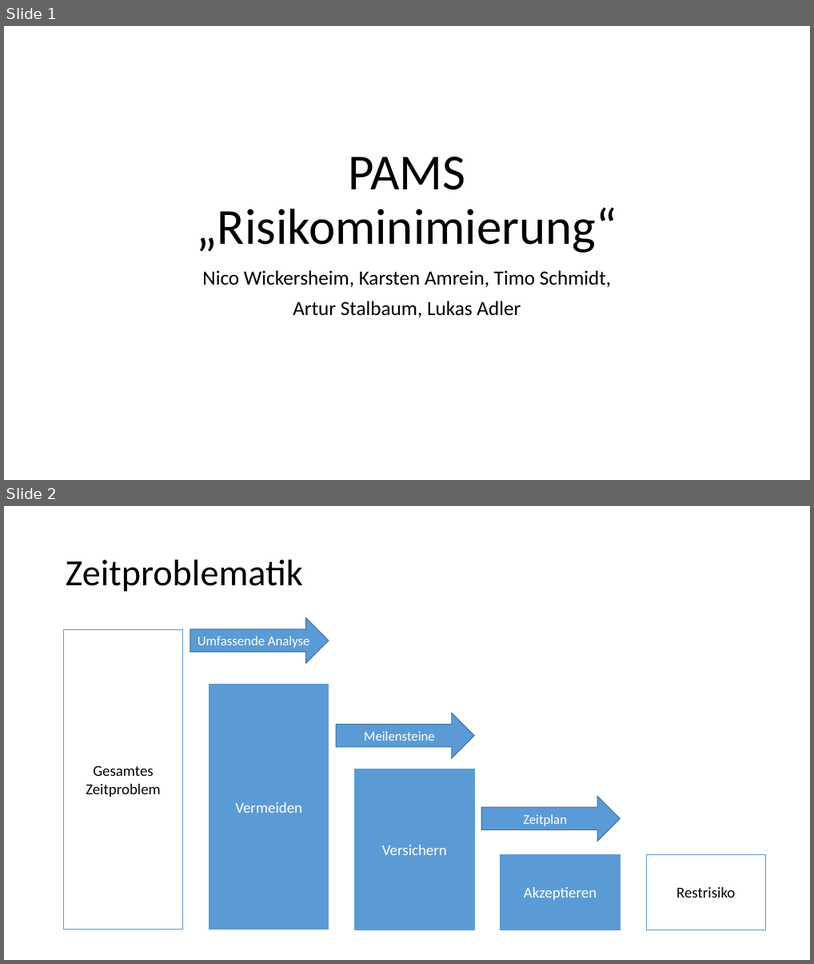
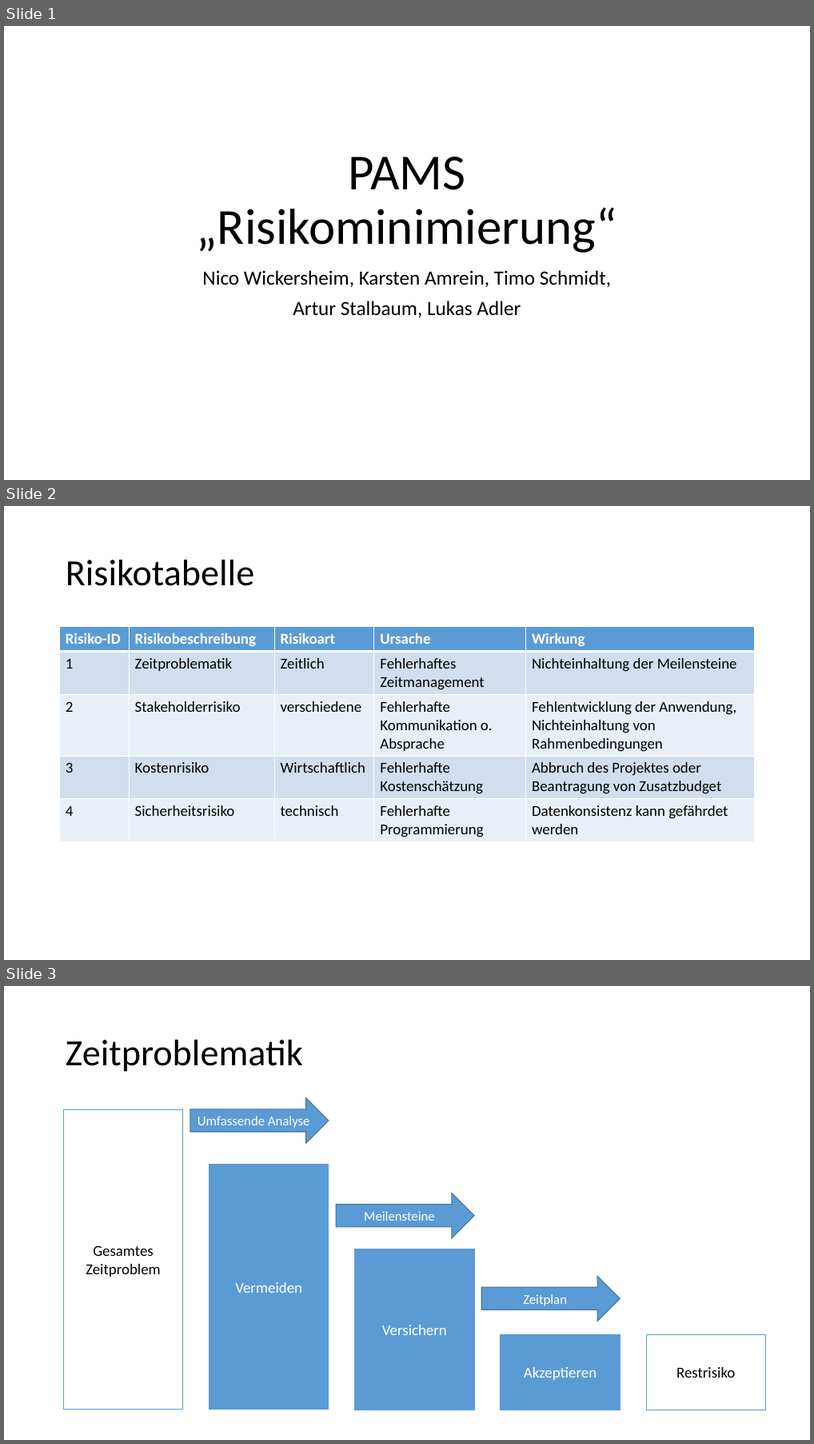
Before and after one commit to Masterarth/PM, a slide deck: documents/projectmanagement/Definition/Risikovermeidung.pptx. Shown one above the other, each under a label of ours: slides 1 and 2 before the commit, slides 1, 2 and 3 after it. The pictures are 814x964 and 814x1444 pixels, drawn with LibreOffice and Linux fonts; fonts in the diff are those of the drawing. Boxes give left, top, right and bottom in pixels: in the first picture for what was removed or moved away, otherwise in the second. Text is boxed around its words. In the diff, an @@ line names an element or a change of style, - is before the commit and + after.

Commit message:
Risikovermeidung erweitert

```diff
--- a/documents/projectmanagement/Definition/Risikovermeidung.pptx
+++ b/documents/projectmanagement/Definition/Risikovermeidung.pptx
@@ slide 2 added at (4, 506, 810, 960), background #FFFFFF @@
@@ title added at (66, 560, 254, 586), 44 pt, text #000000 @@
+Risikotabelle
@@ table added at (60, 627, 755, 840), 5 rows, 5 columns @@
+Risiko-ID | Risikobeschreibung | Risikoart | Ursache | Wirkung
+1 | Zeitproblematik | Zeitlich | Fehlerhaftes Zeitmanagement | Nichteinhaltung der Meilensteine
+2 | Stakeholderrisiko | verschiedene | Fehlerhafte Kommunikation o. Absprache | Fehlentwicklung der Anwendung, Nichteinhaltung von Rahmenbedingungen
+3 | Kostenrisiko | Wirtschaftlich | Fehlerhafte Kostenschätzung | Abbruch des Projektes oder Beantragung von Zusatzbudget
+4 | Sicherheitsrisiko | technisch | Fehlerhafte Programmierung | Datenkonsistenz kann gefährdet werden
@@ what was slide 2 is now slide 3 @@
```
